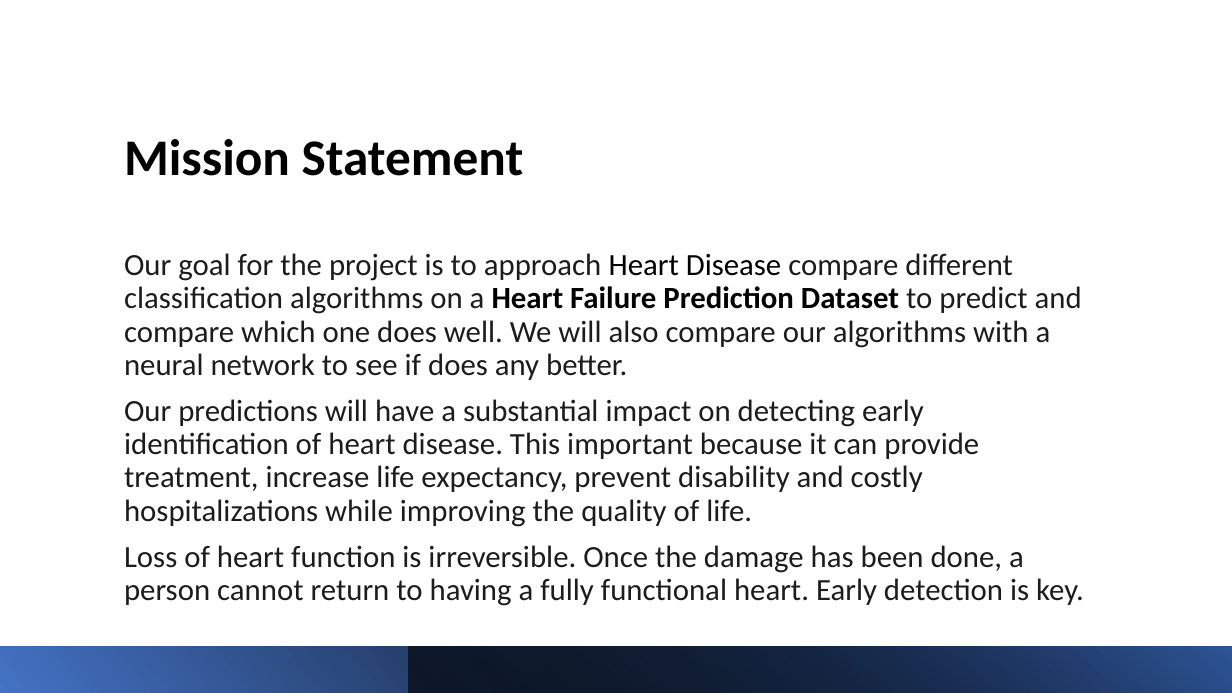
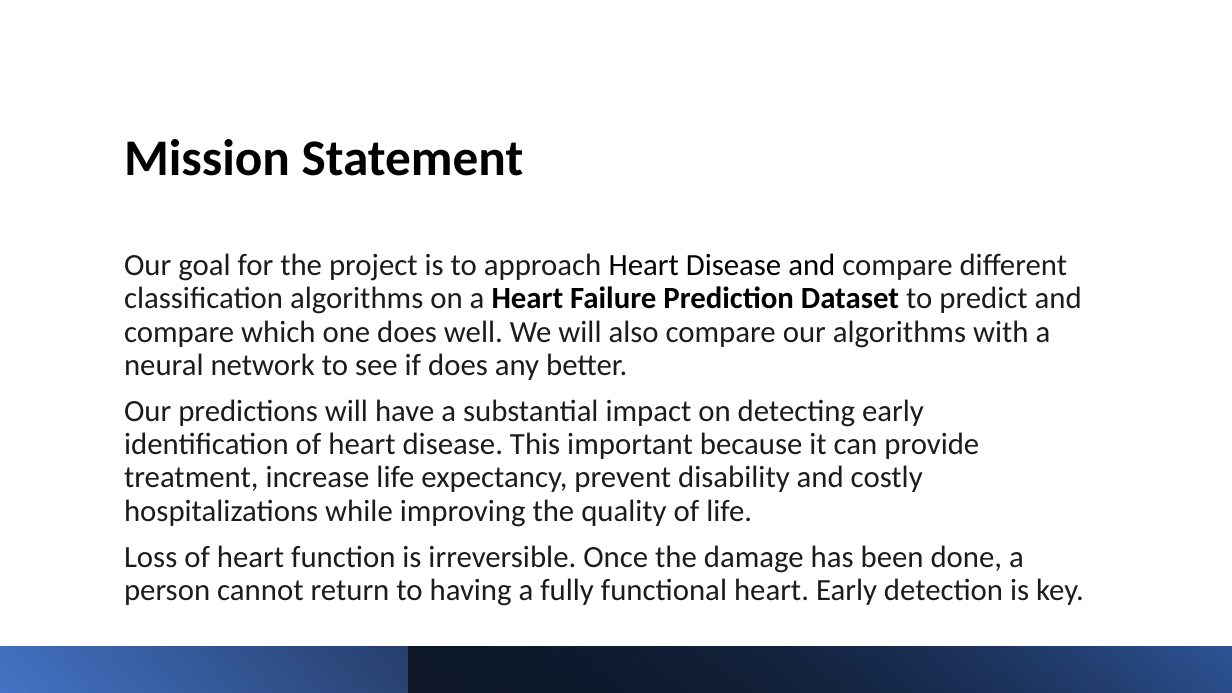
Before and after one commit to harshgit/cs613-final-project, a slide deck: slide 2 of presentation slides/CS613-FinalProject-Presentation.pptx. Drawn at 1232x693 pixels with LibreOffice and Linux fonts; fonts in the diff are those of the drawing. Boxes give left, top, right and bottom in pixels: in the first picture for what was removed or moved away, otherwise in the second. Text is boxed around its words. In the diff, an @@ line names an element or a change of style, - is before the commit and + after.

```diff
--- a/presentation slides/CS613-FinalProject-Presentation.pptx
+++ b/presentation slides/CS613-FinalProject-Presentation.pptx
@@ text at [124,253,1082,380]: text changed @@
-Our goal for the project is to approach Heart Disease compare different classification algorithms on a Heart Failure Prediction Dataset to predict and compare which one does well. We will also compare our algorithms with a neural network to see if does any better.
+Our goal for the project is to approach Heart Disease and compare different classification algorithms on a Heart Failure Prediction Dataset to predict and compare which one does well. We will also compare our algorithms with a neural network to see if does any better.
```
Also in this commit, not shown: 1 other slide changed, 2 other files.
